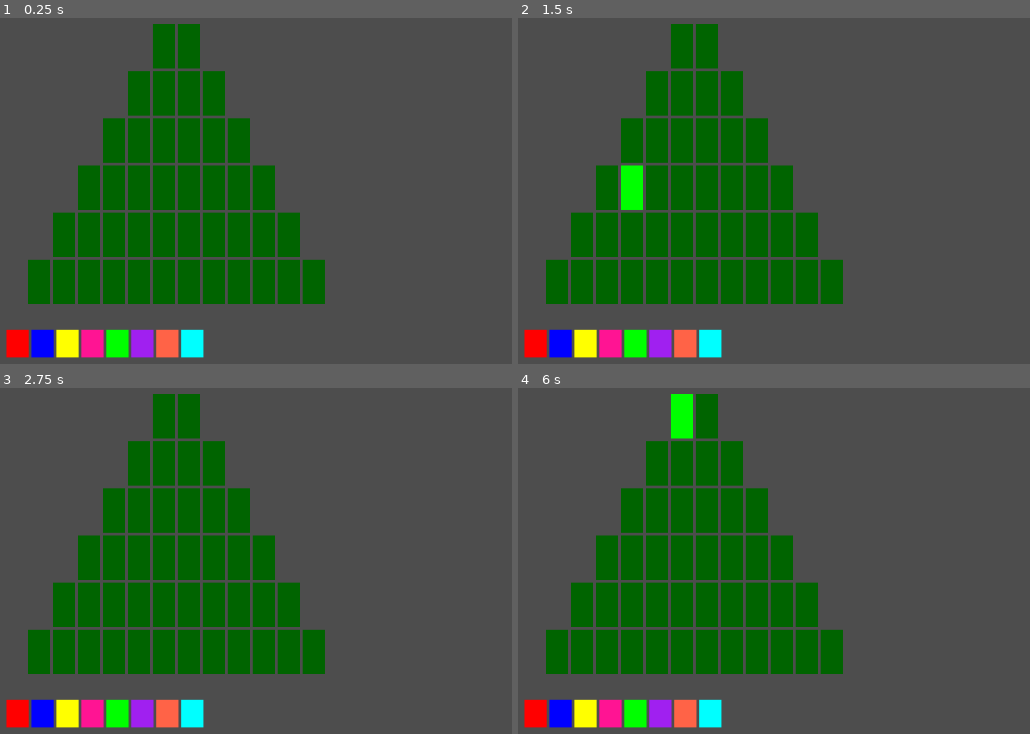
Above: before the commit, frames 1-4 (two rows, left to right).
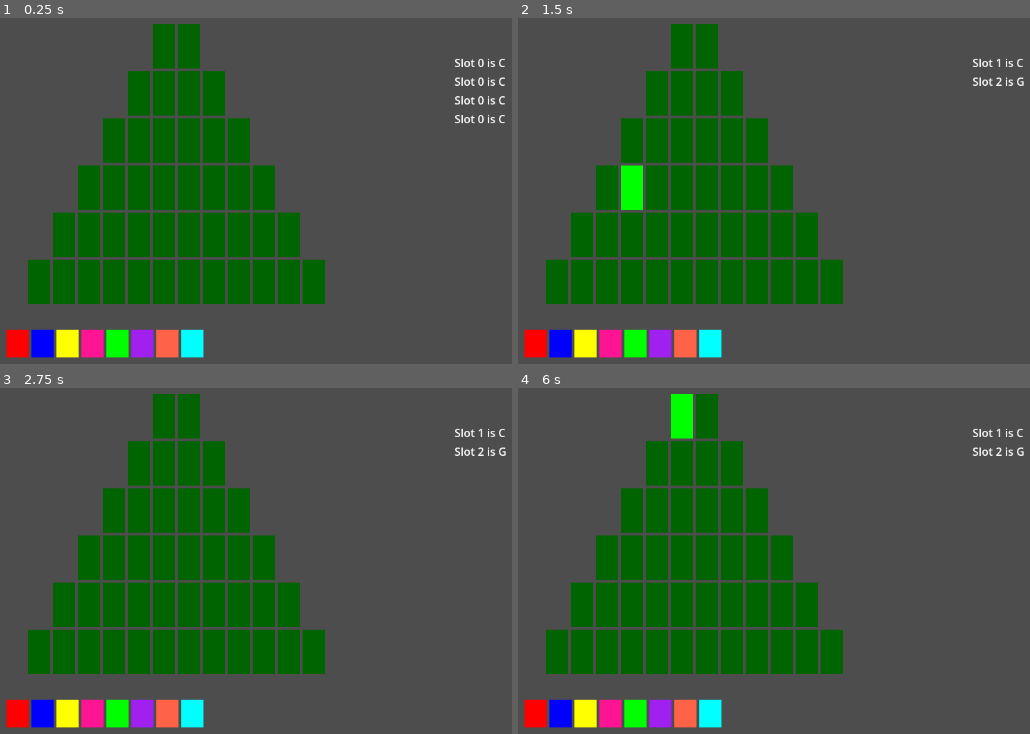
Above: after the commit, the same moments.

Repository: Samiser/christmas-tree-decorator
Game: Godot game, scene res://tree.tscn
Same seed, same stepped clock (60 frames per second), same inputs: the game is played once before the commit and once after it. The project has no main scene, so this scene is started directly.
Inputs (mouse positions are in pixels of both pictures, inside the frame that each line leads up to):
- Up to frame 1 (0.25 s): no input
- Up to frame 2 (1.5 s): tap Enter at 0.5 s; move the mouse to (968, 152) at 0.52 s; tap 1 at 0.6 s; tap 6 at 0.8, 1.35 s; tap Space at 1.25 s; move the mouse to (630, 197) at 1.27 s
- Up to frame 3 (2.75 s): tap 1 at 1.55 s; tap Enter at 2 s; move the mouse to (353, 446) at 2.02 s; click (353, 446) at 2.1 s; tap 6 at 2.3 s
- Up to frame 4 (6 s): tap Space at 2.75, 4.25 s; move the mouse to (753, 633) at 2.77 s; right-click (753, 633) at 2.85 s; tap 1 at 3.05, 3.6, 4.55, 5.1 s; tap Enter at 3.5 s; move the mouse to (outside the picture) at 3.52 s; tap 6 at 3.8, 4.35, 5.3, 5.85 s; move the mouse to (553, 477) at 4.27 s; move the mouse to (830, 543) at 5.02 s; move the mouse to (671, 432) at 5.77 s

The runs differ from the first frame. In frame 1, 0.4% of the frame differs, in the area x 88-99%, y 11-31%; in frame 2, 0.2%; in frame 3, 0.2%; in frame 4, 0.2%.

Commit message:
added real time constraint descriptions

Diff:
--- a/scripts/constraint.gd
+++ b/scripts/constraint.gd
@@ -6,7 +6,7 @@
 @abstract func check(sequence: Sequence) -> bool
 
 func pitch_name(pitch: int) -> String:
-	var names = ["C", "D", "E", "F", "G", "A", "B"]
+	var names = ["C", "D", "E", "F", "G", "A", "B", "C"]
 	return names[pitch % 8]
 
 class PitchAtIndex extends Constraint:
--- a/tree.gd
+++ b/tree.gd
@@ -5,13 +5,15 @@
 
 var selected_light := 0
 
-@onready var tree_vbox_container: VBoxContainer = $tree_container
-@onready var colour_container: HBoxContainer = $colour_container
+@onready var tree_vbox_container: VBoxContainer = $TreeContainer
+@onready var colour_container: HBoxContainer = $ColourContainer
+@onready var constraints_list: ConstraintsList = $ConstraintsList
 
 @export var tree_height = 7;
 @export var tree_tile : PackedScene
 @export var tree_row : PackedScene
 @export var light_button : PackedScene
+
 
 var puzzle_manager: PuzzleManager
 
@@ -69,9 +71,13 @@
 
 			$SequencePlayer.play_sequence(sequence)
 
-			if puzzle == null:
+			if puzzle:
+				constraints_list.current_puzzle = puzzle
+			else:
 				print("no puzzle for this row!")
-			elif puzzle.check_solution(sequence):
+				return
+
+			if puzzle.check_solution(sequence):
 				print("solved!!")
 			else:
 				print("incorrect sequence!!")
--- a/tree.tscn
+++ b/tree.tscn
@@ -1,10 +1,11 @@
-[gd_scene load_steps=6 format=3 uid="uid://ctakbenas6ebq"]
+[gd_scene load_steps=7 format=3 uid="uid://ctakbenas6ebq"]
 
 [ext_resource type="Script" uid="uid://3ttpi45ik3f6" path="res://tree.gd" id="1_brfkd"]
 [ext_resource type="PackedScene" uid="uid://ikpcmbteetwm" path="res://tree_tile.tscn" id="2_gvmkm"]
 [ext_resource type="PackedScene" uid="uid://tf7iltka61jk" path="res://tree_row.tscn" id="3_d2g23"]
 [ext_resource type="PackedScene" uid="uid://daew471gtbf0p" path="res://light_button.tscn" id="4_44ud8"]
 [ext_resource type="PackedScene" uid="uid://ckjou60itce2u" path="res://sequence_player.tscn" id="4_d2g23"]
+[ext_resource type="PackedScene" uid="uid://dwgq1acfvn16j" path="res://constraints_list.tscn" id="6_ind6k"]
 
 [node name="Tree" type="Control"]
 layout_mode = 3
@@ -16,13 +17,13 @@
 tree_row = ExtResource("3_d2g23")
 light_button = ExtResource("4_44ud8")
 
-[node name="tree_container" type="VBoxContainer" parent="."]
+[node name="TreeContainer" type="VBoxContainer" parent="."]
 layout_mode = 0
 offset_right = 40.0
 offset_bottom = 40.0
 alignment = 1
 
-[node name="colour_container" type="HBoxContainer" parent="."]
+[node name="ColourContainer" type="HBoxContainer" parent="."]
 layout_mode = 0
 offset_left = -31.0
 offset_top = 445.0
@@ -34,3 +35,10 @@
 position = Vector2(354, 221)
 
 [node name="SequencePlayer" parent="." instance=ExtResource("4_d2g23")]
+
+[node name="ConstraintsList" parent="." instance=ExtResource("6_ind6k")]
+layout_mode = 1
+offset_left = 615.0
+offset_top = 48.0
+offset_right = 615.0
+offset_bottom = 702.0
